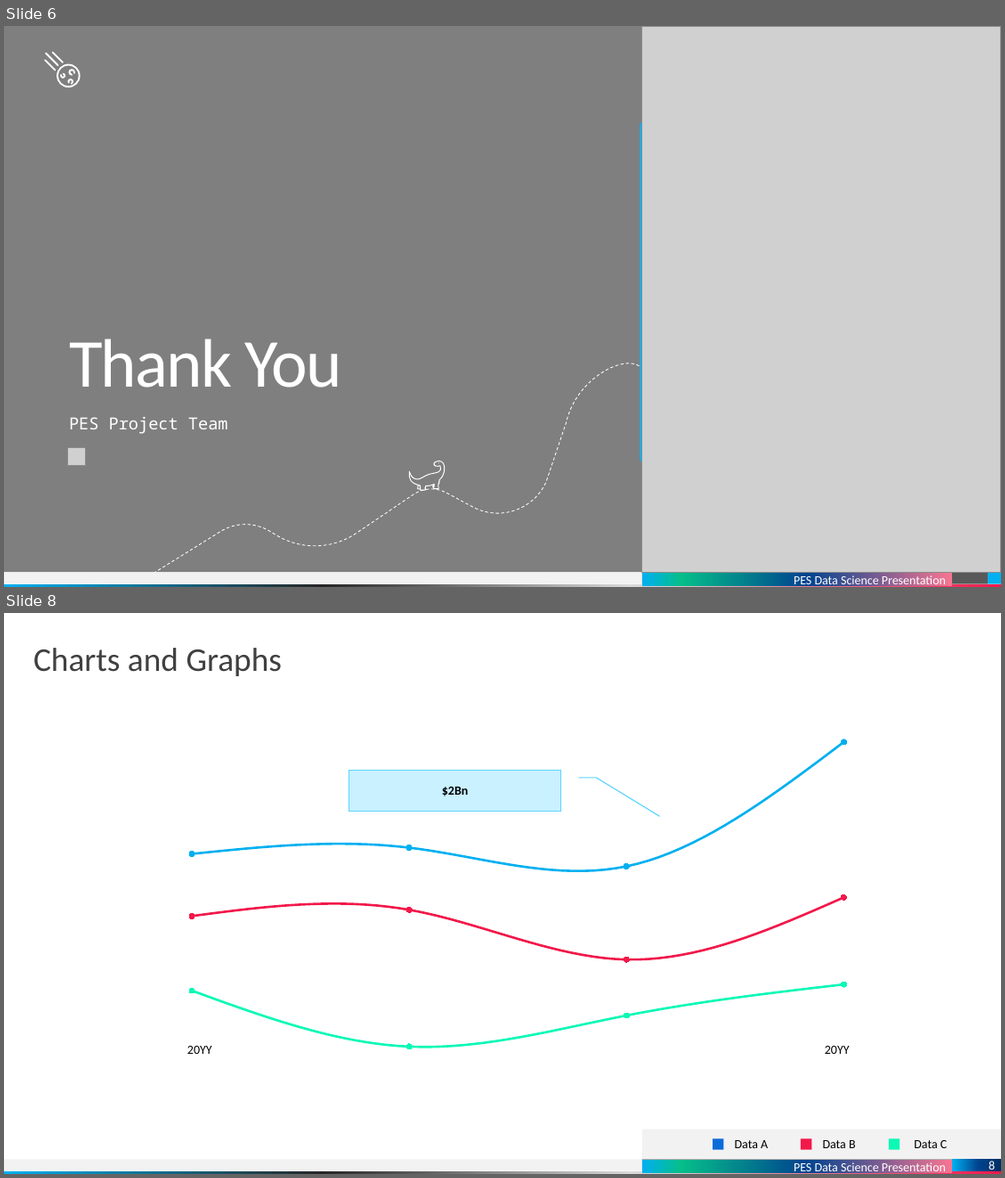
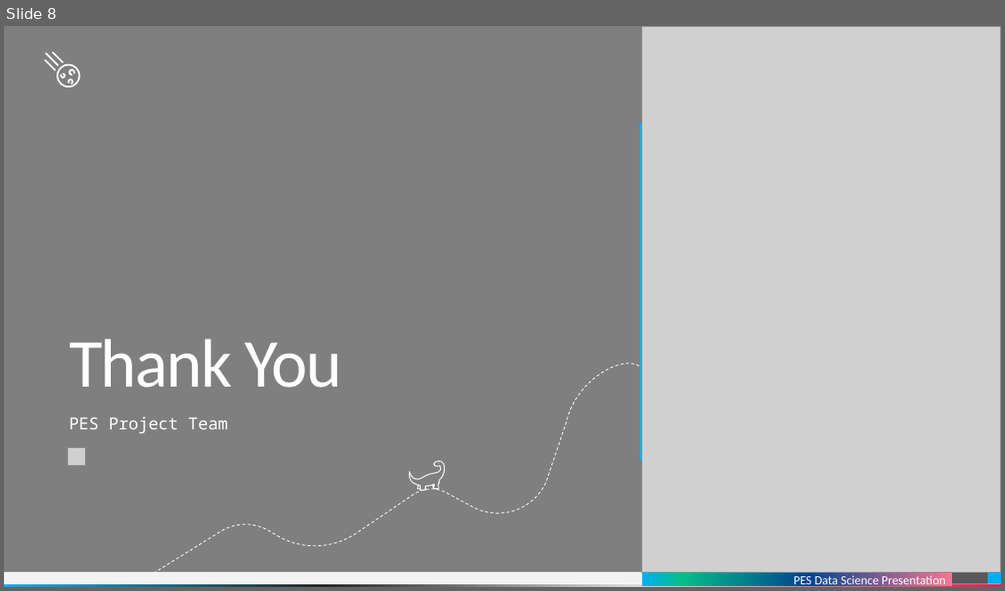
Before and after one commit to dinuthomas/pesmtech, a slide deck: presentation/medicine.pptx. Shown one above the other, each under a label of ours: slides 6 and 8 before the commit, slide 8 after it; the slides between them are not shown. The pictures are 1005x1178 and 1005x591 pixels, drawn with LibreOffice and Linux fonts; fonts in the diff are those of the drawing; grey boxes stand for pictures; background and template pictures are left out. Boxes give left, top, right and bottom in pixels: in the first picture for what was removed or moved away, otherwise in the second. Text is boxed around its words. In the diff, an @@ line names an element or a change of style, - is before the commit and + after.

```diff
--- a/presentation/medicine.pptx
+++ b/presentation/medicine.pptx
@@ slide 8 removed at (4,613,1001,1174), background #FFFFFF; not listed: 3 template elements that a slide beside it also shows @@
@@ title removed at (33,648,283,676) @@
-Charts and Graphs
@@ group removed at (34,664,966,1149): 2 texts, 1 line stacked chart, 1 border callout @@
-categories: 1, 2, 3, 4
-Series 1: 86, 50, 70, 90
-Series 2: 48, 88, 36, 56
-Series 3: 40, 40, 60, 100
-$2Bn
-20YY
-20YY
@@ rectangle removed at (642,1129,1001,1159) @@
@@ group removed at (713,1139,947,1150): 3 texts, 3 rectangles @@
-Data A
-Data B
-Data C
@@ rectangle removed at (643,1160,952,1173) @@
-PES Data Science Presentation
@@ page number removed at (952,1159,1001,1171) @@
-8
@@ what was slide 6 is now slide 8 @@
```
Also in this commit, not shown: 2 slides added, 7 other slides removed.
